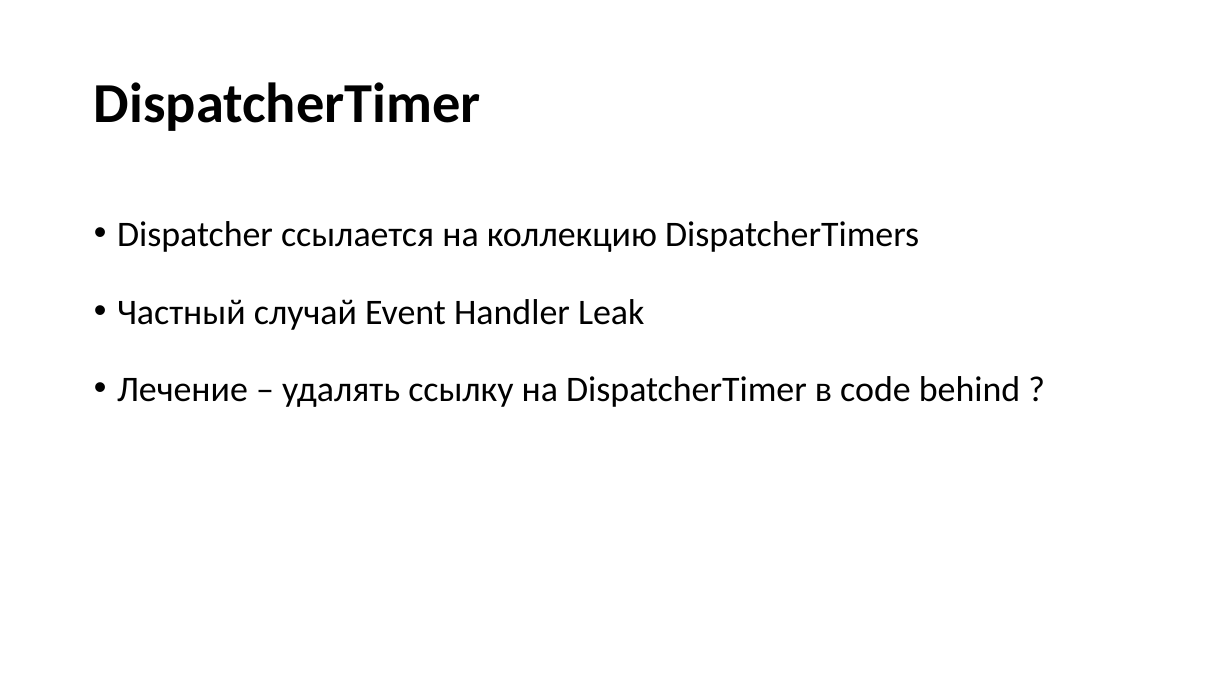
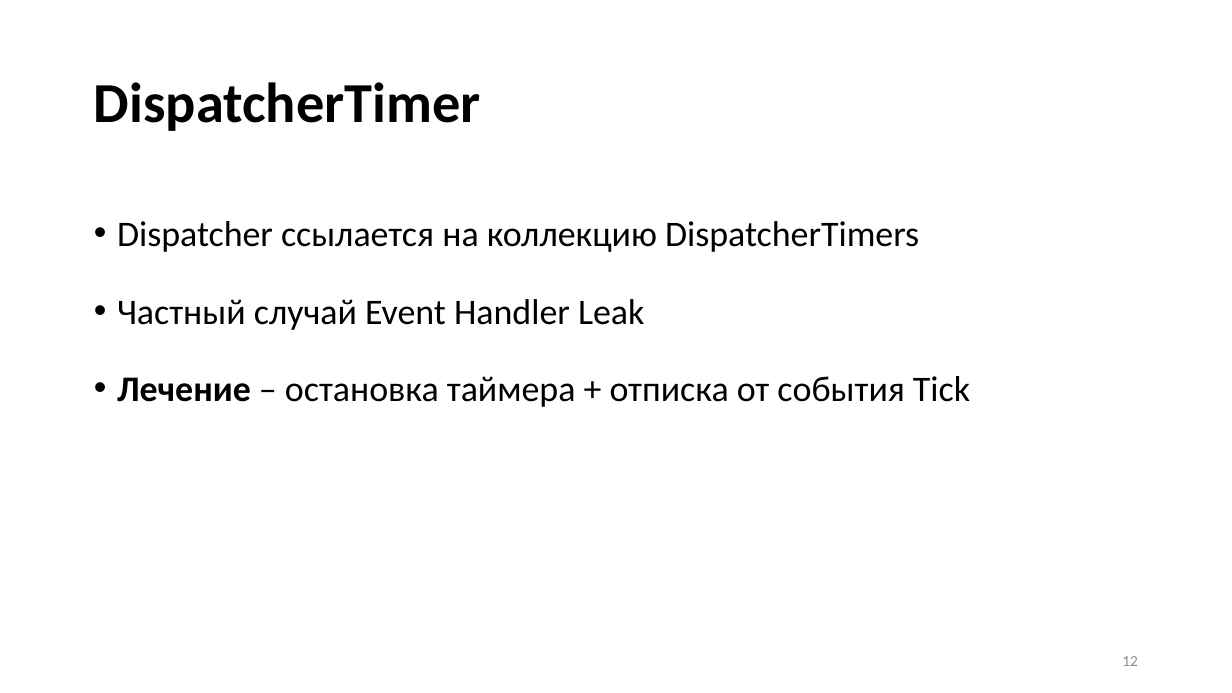
Before and after one commit to Talrandel/MemoryLeak, a slide deck: slide 12 of Утечки памяти.pptx. Drawn at 1232x693 pixels with LibreOffice and Linux fonts; fonts in the diff are those of the drawing. Boxes give left, top, right and bottom in pixels: in the first picture for what was removed or moved away, otherwise in the second. Text is boxed around its words. In the diff, an @@ line names an element or a change of style, - is before the commit and + after.

```diff
--- a/Утечки памяти.pptx
+++ b/Утечки памяти.pptx
@@ text at <box>117,376,970,407</box>: text changed @@
-• Лечение – удалять ссылку на DispatcherTimer в code behind ?
+• Лечение – остановка таймера + отписка от события Tick
@@ page number added at <box>1122,656,1138,666</box>, 12 pt, text #8C8C8C @@
+12
```
Also in this commit, not shown: 18 other slides changed, 3 slides added, 1 slide removed.
